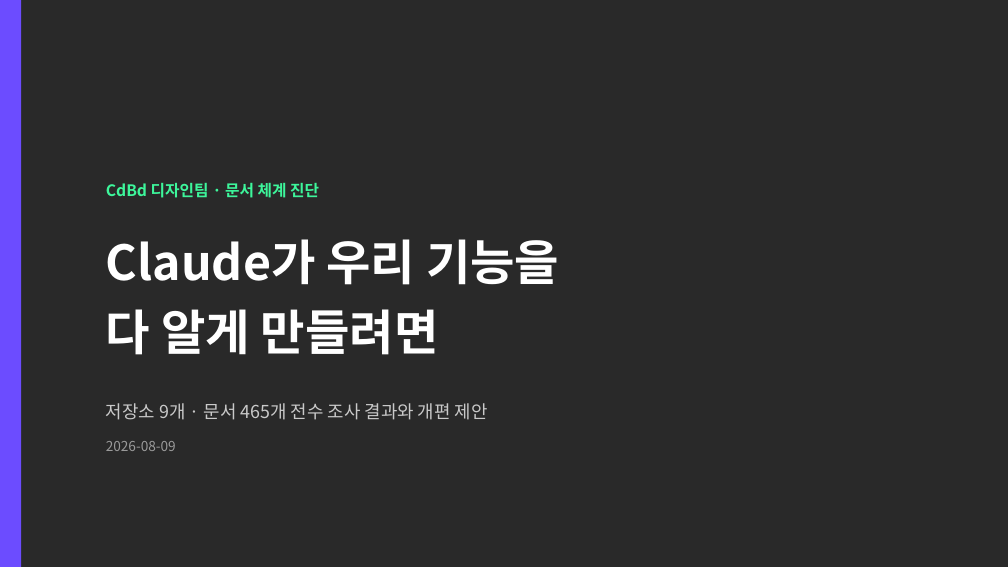
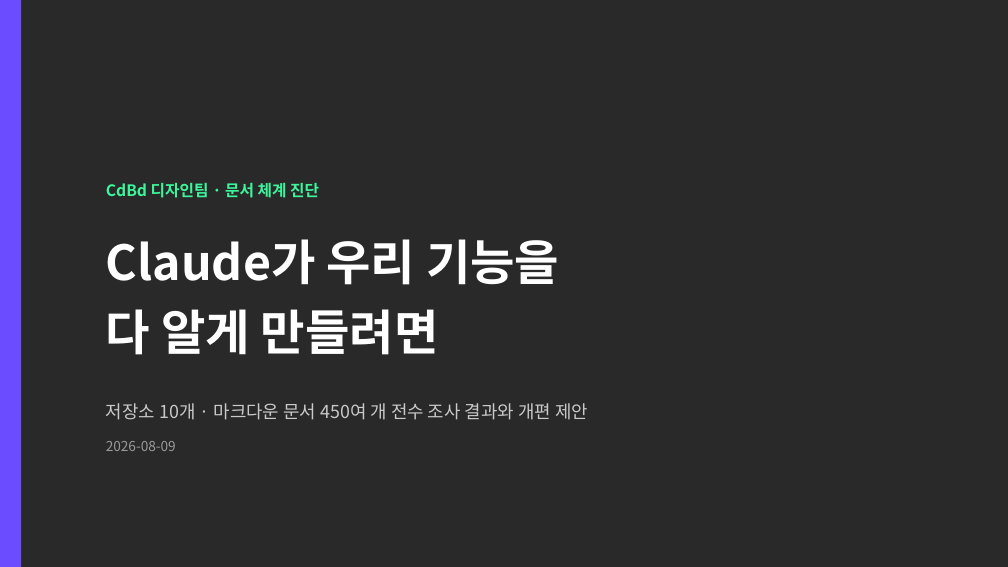
Before and after one commit to CdBd-in/design, a slide deck: slide 1 of CdBd 문서 체계 진단 및 개편 제안.pptx. Drawn at 1008x567 pixels with LibreOffice and Linux fonts; fonts in the diff are those of the drawing. Boxes give left, top, right and bottom in pixels: in the first picture for what was removed or moved away, otherwise in the second. Text is boxed around its words. In the diff, an @@ line names an element or a change of style, - is before the commit and + after.

```diff
--- a/CdBd 문서 체계 진단 및 개편 제안.pptx
+++ b/CdBd 문서 체계 진단 및 개편 제안.pptx
@@ text at <box>106,403,588,420</box>: text changed @@
-저장소 9개 · 문서 465개 전수 조사 결과와 개편 제안
+저장소 10개 · 마크다운 문서 450여 개 전수 조사 결과와 개편 제안
```
Also in this commit, not shown: 1 other slide changed, 1 other file.
